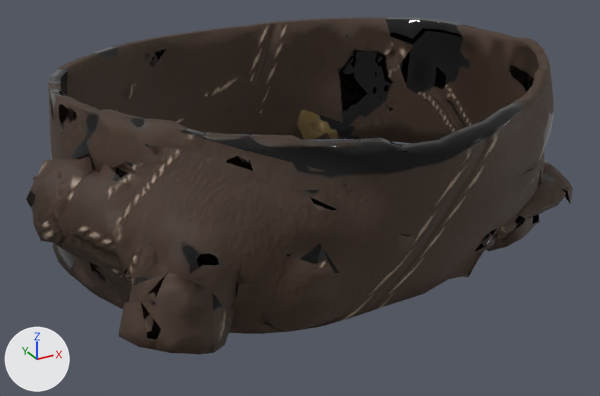
What one commit did to the glTF model hollowmere/Assets/Resources/Gear/Fitted/leather/t3_waist.glb.
The view is the same before and after, from a camera (50 mm lens) standing at (-0.292, -0.535, 1.24) and looking at (-0.015, -0.031, 0.988). The lights are fixed; the arrows at lower left show +X, +Y and +Z. The picture after the commit comes second. Vertices at exactly the same position are counted once.

Names of what the first picture shows: 'waist_t3'.
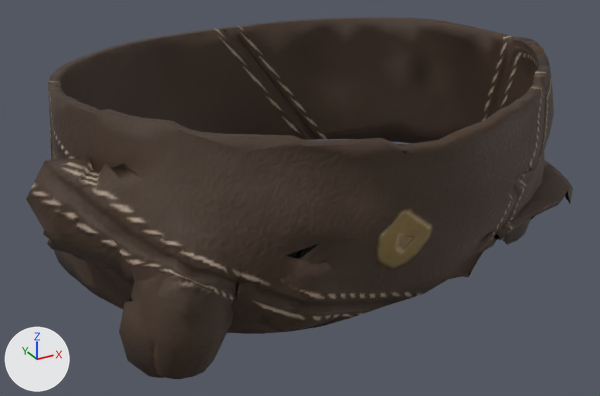
Changed parts and their boxes (x1, y1, x2, y2) in the pictures (600 x 396 px; the box of a moved part takes in the faces that stretch with it):
'waist_t3', reshaped (7% taller): before (26, 18, 573, 355); after (26, 18, 573, 379)
part 1 of me_waist_t3, moved or reshaped: before (27, 176, 232, 355); after (27, 200, 232, 379)
part 2 of me_waist_t3, moved or reshaped: before (486, 190, 540, 251); after (502, 190, 537, 245)
part 3 of me_waist_t3, surface changed: (26, 18, 569, 333) in both

Diff of the bpy script that builds the scene:
```diff
--- a/hollowmere/Assets/Resources/Gear/Fitted/leather/t3_waist.glb.py
+++ b/hollowmere/Assets/Resources/Gear/Fitted/leather/t3_waist.glb.py
@@ me_waist_t3 @@
 # used by ob_waist_t3; location = (0.0, 0.0, 0.0)
-me_waist_t3.from_pydata(...)  # 1476 vertices, 2968 faces; spans x -0.217..0.2, y -0.182..0.142, z 0.953..1.092
+me_waist_t3.from_pydata(...)  # 1472 vertices, 2956 faces; spans x -0.217..0.2, y -0.182..0.142, z 0.946..1.092
+# me_waist_t3 part 1
+# 52 vertices are removed from x -0.216..-0.128, y -0.16..-0.035, z 0.958..1.048
+# 156 faces are deleted
+# 18 vertices move from x -0.213..-0.133, y -0.159..-0.041, z 0.96..1.039 to x -0.211..-0.138, y -0.159..-0.039, z 0.946..1.045
+# 48 vertices are added at x -0.212..-0.135, y -0.154..-0.037, z 0.948..1.043
+# 148 new faces join them
+# me_waist_t3 part 2
+# 35 vertices are removed from x 0.078..0.145, y -0.139..-0.082, z 0.955..0.993
+# 105 faces are deleted
+# 11 vertices move from x 0.09..0.142, y -0.144..-0.095, z 0.957..0.998 to x 0.09..0.136, y -0.132..-0.1, z 0.965..0.997
+# 35 vertices are added at x 0.08..0.138, y -0.138..-0.09, z 0.969..0.993
+# 101 new faces join them
+# me_waist_t3 part 3: 2707 kept faces spanning x -0.217..0.2, y -0.182..0.142, z 0.953..1.092 get new texture (UV) coordinates
 me_waist_t3.materials.append(mat_leather_t3_waist)
```
